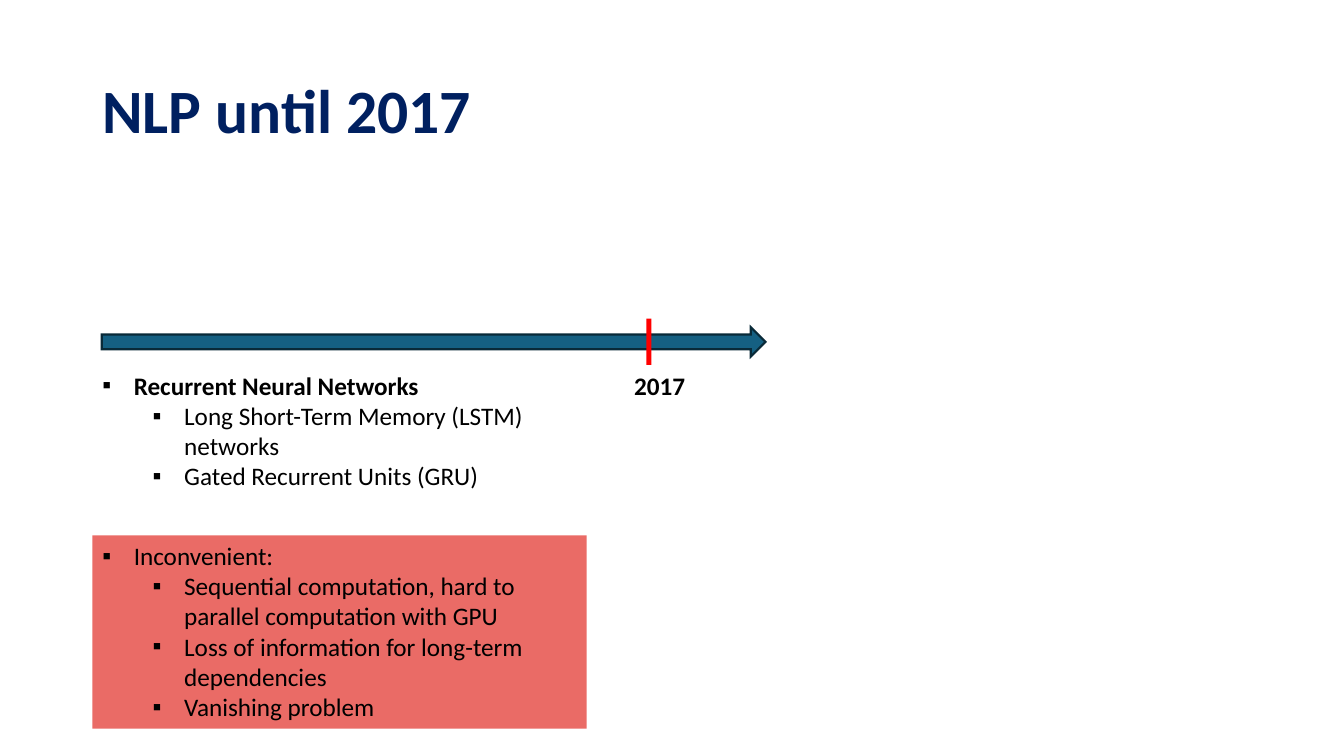
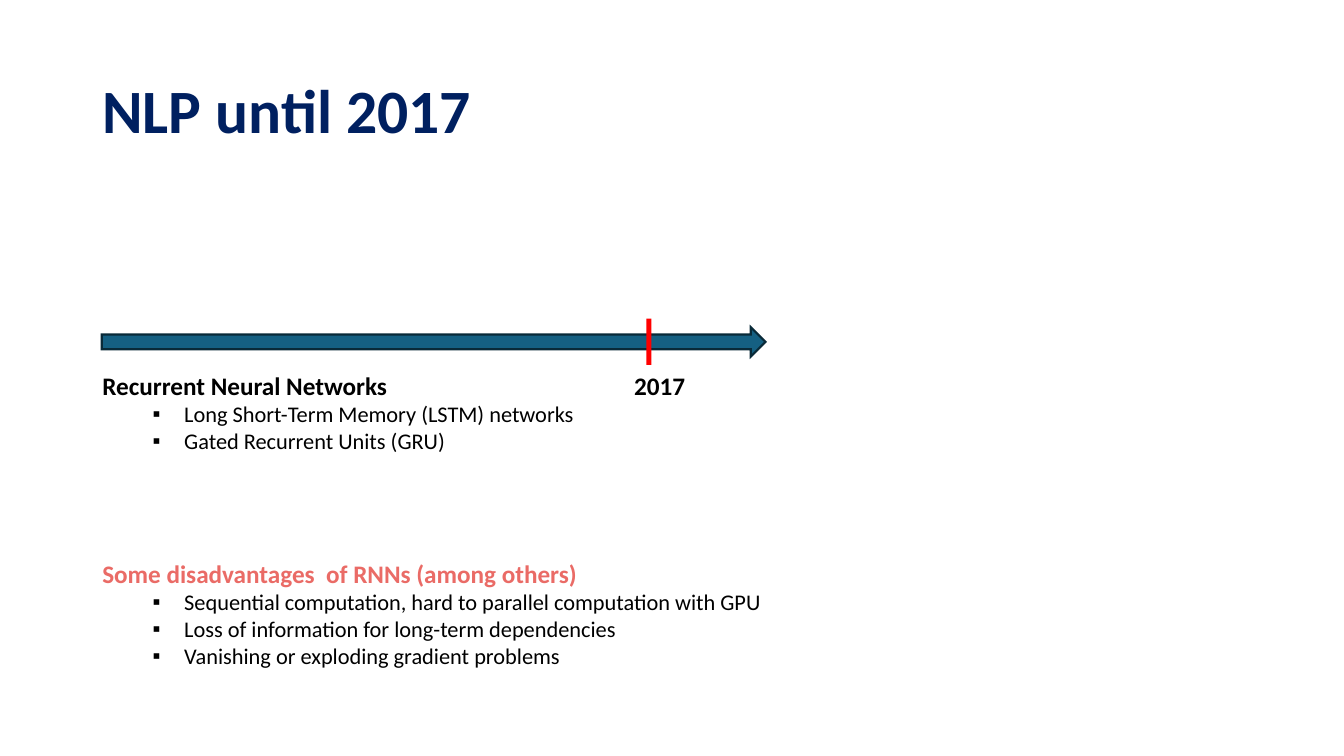
Before and after one commit to tanquangduong/transformer-pt, a slide deck: slide 9 of presentation/Introduction to Transformer.pptx (slide 7 before the commit). Drawn at 1344x756 pixels with LibreOffice and Linux fonts; fonts in the diff are those of the drawing. Boxes give left, top, right and bottom in pixels: in the first picture for what was removed or moved away, otherwise in the second. Text is boxed around its words. In the diff, an @@ line names an element or a change of style, - is before the commit and + after.

```diff
--- a/presentation/Introduction to Transformer.pptx
+++ b/presentation/Introduction to Transformer.pptx
@@ text "Recurrent Neural Networks" at <box>102,377,573,452</box>: size 18 to 16 pt in "Long Short-Term Memory (LSTM) networks", "Gated Recurrent Units (GRU)"; bullet ▪ to none @@
@@ text "Some disadvantages of RNNs (among ...": place and size @@
-text "Some disadvantages of RNNs (among ..." at <box>93,535,587,729</box>
+text "Some disadvantages of RNNs (among ..." at <box>102,564,760,668</box>
@@ text "Some disadvantages of RNNs (among ..." at <box>102,564,760,668</box>: fill #EA6B66 to none @@
@@ text at <box>102,564,577,587</box>: text changed; text colour #000000 to #EA6B66; bold on @@
-▪ Inconvenient:
+Some disadvantages of RNNs (among others)
@@ text at <box>184,594,760,641</box>: size 18 to 16 pt in "Sequential computation, hard to parallel computation with ...", "Loss of information for long-term dependencies" @@
@@ text at <box>184,648,559,668</box>: text changed; size 18 to 16 pt @@
-  ▪ Vanishing problem
+  ▪ Vanishing or exploding gradient problems
```
Also in this commit, not shown: 8 other slides changed, 9 slides added, 2 other files.
